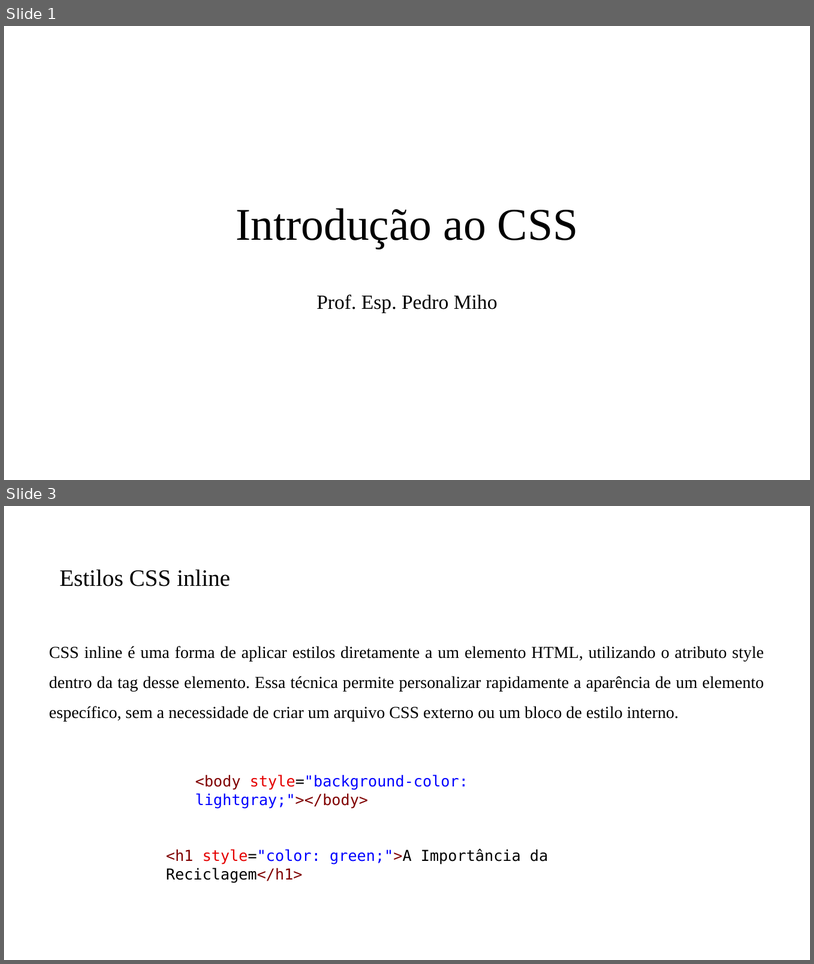
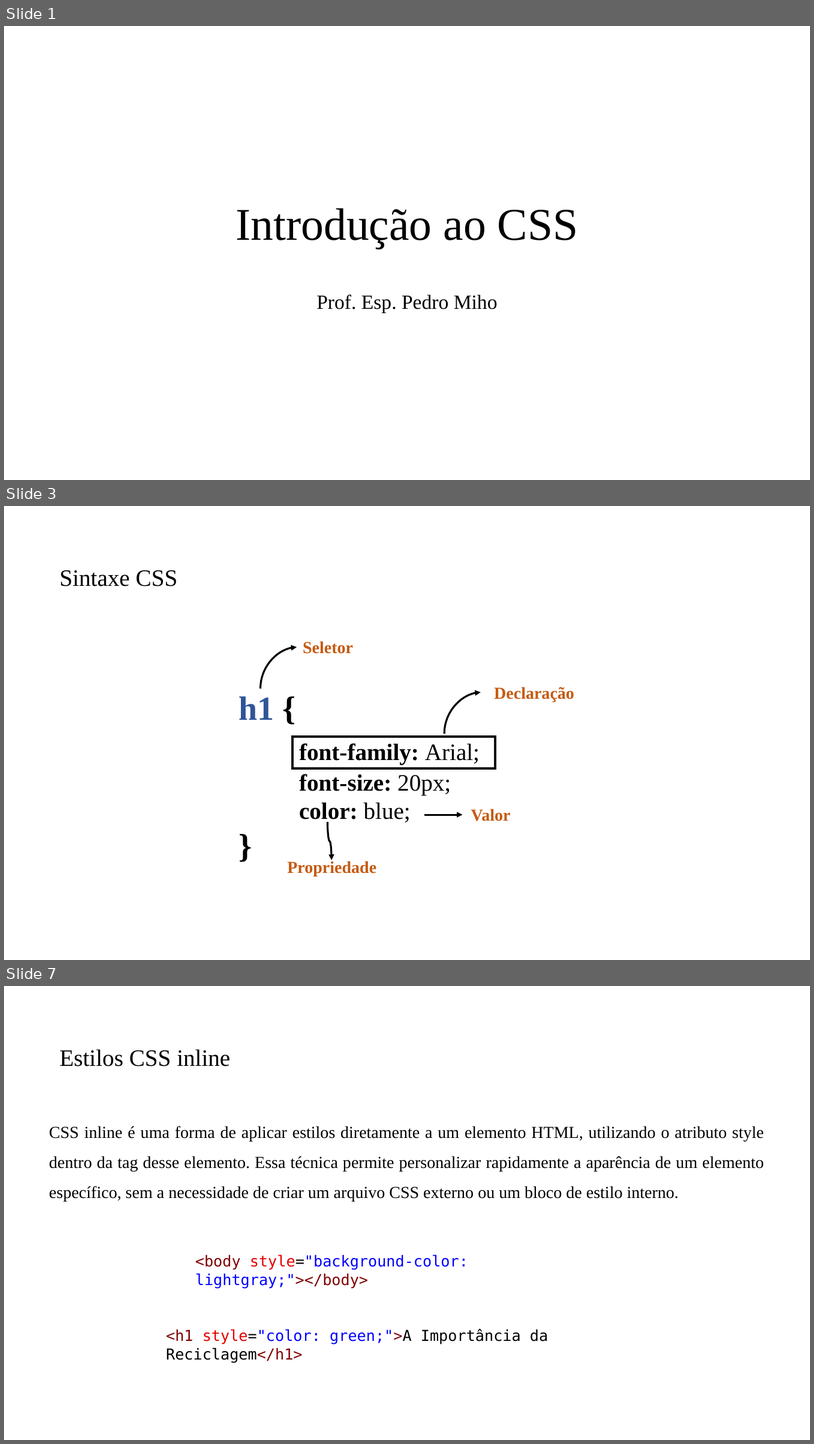
Before and after one commit to PedroMiho/Logica-de-Programacao, a slide deck: Módulo 01 - HTML e CSS/Aula 04 - Introdução ao CSS/Introdução ao CSS.pptx. Shown one above the other, each under a label of ours: slides 1 and 3 before the commit, slides 1, 3 and 7 after it; the slides between them are not shown. The pictures are 814x964 and 814x1444 pixels, drawn with LibreOffice and Linux fonts; fonts in the diff are those of the drawing; background and template pictures are left out. Boxes give left, top, right and bottom in pixels: in the first picture for what was removed or moved away, otherwise in the second. Text is boxed around its words. In the diff, an @@ line names an element or a change of style, - is before the commit and + after.

```diff
--- a/Módulo 01 - HTML e CSS/Aula 04 - Introdução ao CSS/Introdução ao CSS.pptx
+++ b/Módulo 01 - HTML e CSS/Aula 04 - Introdução ao CSS/Introdução ao CSS.pptx
@@ slide 3 added at (4,506,810,960), background #FFFFFF @@
@@ title added at (60,570,178,586), 28 pt, text #000000 @@
+Sintaxe CSS
@@ curved arrow added from (260, 688) to (297, 647), #000000 2.25 pt @@
@@ text added at (303,641,353,654), 20 pt, text #C55A11, bold @@
+Seletor
@@ text added at (239,696,480,823), 28 pt, text #000000, bold @@
+h1 {
+font-family: Arial;
+font-size: 20px;
+color: blue;
+}
@@ curved arrow added from (444, 733) to (481, 693), #000000 2.25 pt @@
@@ text added at (494,687,575,702), 20 pt, text #C55A11, bold @@
+Declaração
@@ rectangle added at (293,736,496,769), outline #0D0D0D 3 pt @@
@@ text added at (471,808,511,821), 20 pt, text #C55A11, bold @@
+Valor
@@ curved arrow added from (327, 822) to (332, 860), #000000 2.25 pt @@
@@ arrow added from (425, 814) to (462, 814), #000000 2.25 pt @@
@@ text added at (287,859,377,876), 20 pt, text #C55A11, bold @@
+Propriedade
@@ what was slide 3 is now slide 7 @@
```
Also in this commit, not shown: 4 other slides added, 1 slide removed, 2 other files.
